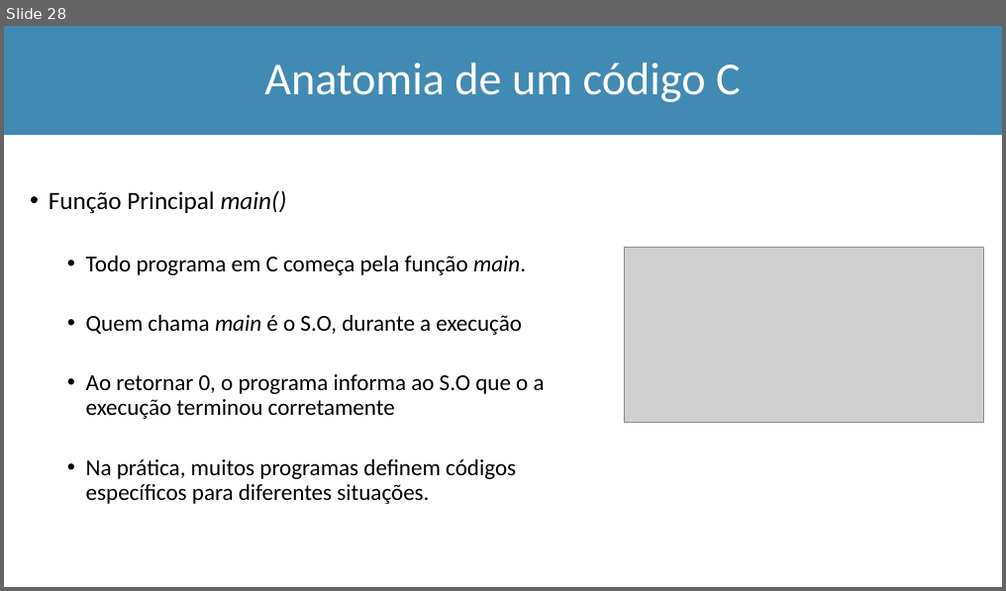
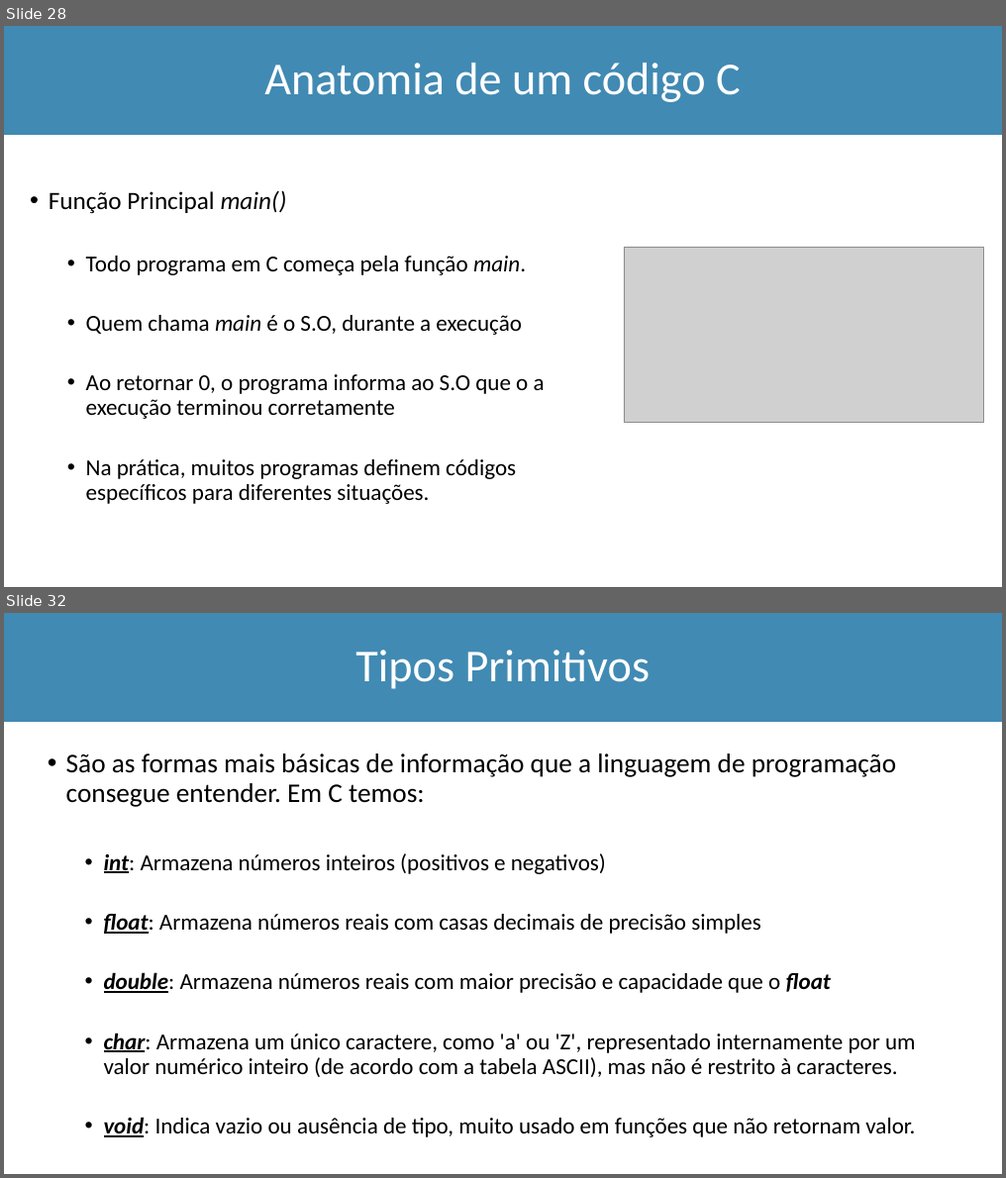
Before and after one commit to Marcio-Salmazo/Aulas, a slide deck: UNIUBE-LP/Teoria_LP.pptx. Shown one above the other, each under a label of ours: slide 28 before the commit, slides 28 and 32 after it; the slides between them are not shown. The pictures are 1006x591 and 1006x1178 pixels, drawn with LibreOffice and Linux fonts; fonts in the diff are those of the drawing; grey boxes stand for pictures. Boxes give left, top, right and bottom in pixels: in the first picture for what was removed or moved away, otherwise in the second. Text is boxed around its words. In the diff, an @@ line names an element or a change of style, - is before the commit and + after.

```diff
--- a/UNIUBE-LP/Teoria_LP.pptx
+++ b/UNIUBE-LP/Teoria_LP.pptx
@@ slide 32 added at [4,613,1002,1174], background #FFFFFF @@
@@ rectangle added at [4,613,1002,722], fill #418AB3, outline #418AB3 1 pt @@
@@ title added at [355,650,650,689], 44 pt, text #FFFFFF @@
+Tipos Primitivos
@@ text added at [66,754,916,1138], 22 pt, text #000000 @@
+• São as formas mais básicas de informação que a linguagem de programação consegue entender. Em C temos:
+  • int: Armazena números inteiros (positivos e negativos)
+  • float: Armazena números reais com casas decimais de precisão simples
+  • double: Armazena números reais com maior precisão e capacidade que o float
+  • char: Armazena um único caractere, como 'a' ou 'Z', representado internamente por um valor numérico inteiro (de acordo com a tabela ASCII), mas não é restrito à caracteres.
+  • void: Indica vazio ou ausência de tipo, muito usado em funções que não retornam valor.
```
Also in this commit, not shown: 14 other slides added, 4 other files.
